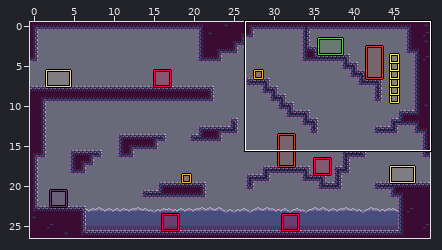
Level history. LDtk project: docs/map/map-easy.ldtk. Above, an overview of the earlier version with the close-up marked.
Close-up. Before the edit:
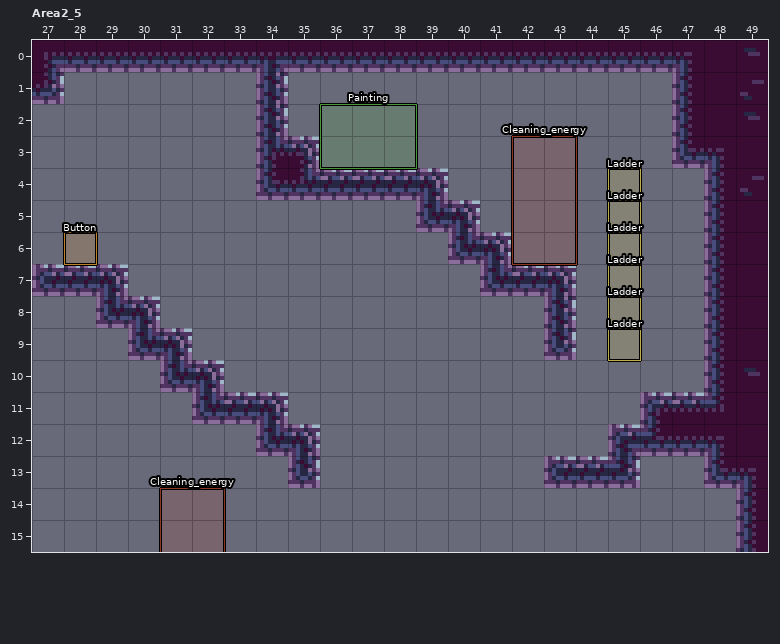
Cells are 8x8 px. Shown: Area2_5 x 27..49, y 0..15. The commit also changed other parts of the map, which this record leaves out.
And afterwards:
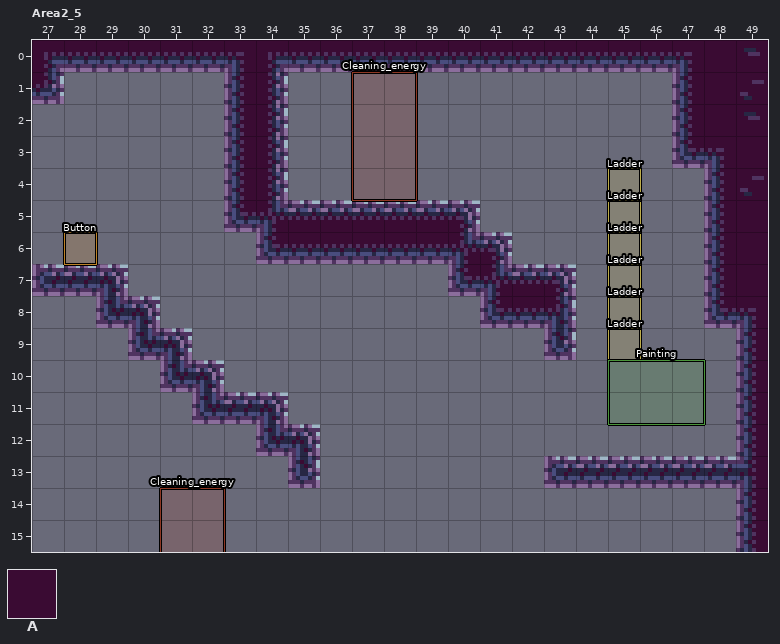
Key: from "Collisions": A 1 "ground".
_ is an empty cell, . an unchanged one.
Objects are placed by their top-left corner, in cells (3,4 is the top-left corner of cell 3,4); size is 1x1 cell unless given.
Changes in this commit:
--- layer "Collisions"
@@ x 33..48 @@
- 1 _...............
- 2 _...............
- 3 _.A.............
- 4 _.AAAAA.........
- 5 ______..........
- 6 .______.........
- 7 ......._........
- 8 ........__......
- 9 ...............A
-10 ...............A
-11 .............AAA
-12 ............AAAA
-13 .............__.
+ 1 A...............
+ 2 A...............
+ 3 A._.............
+ 4 A._____.........
+ 5 AAAAAA..........
+ 6 .AAAAAA.........
+ 7 .......A........
+ 8 ........AA......
+ 9 ..............._
+10 ..............._
+11 .............___
+12 ............____
+13 .............AA.
--- layer "Entities"
-"Painting" rectangle at 36,2 size 3x2
+"Painting" rectangle at 45,10 size 3x2
-"Cleaning_energy" rectangle at 42,3 size 2x4
+"Cleaning_energy" rectangle at 37,1 size 2x4
